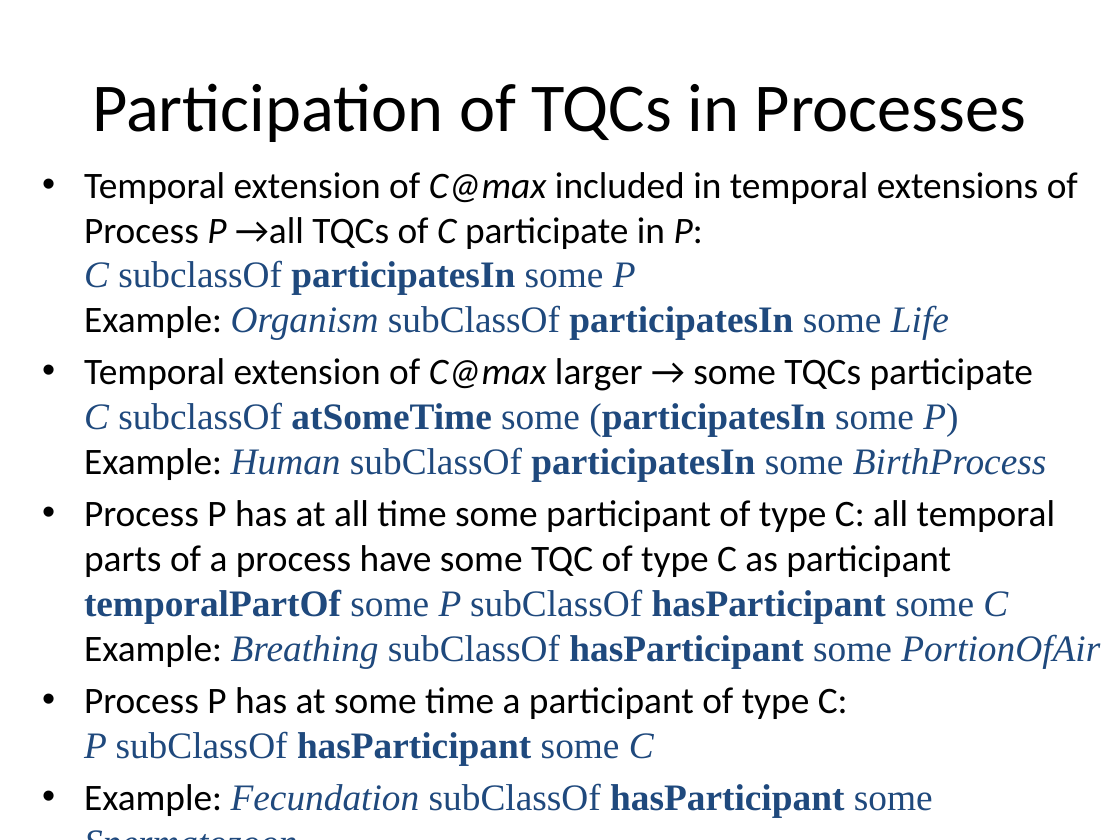
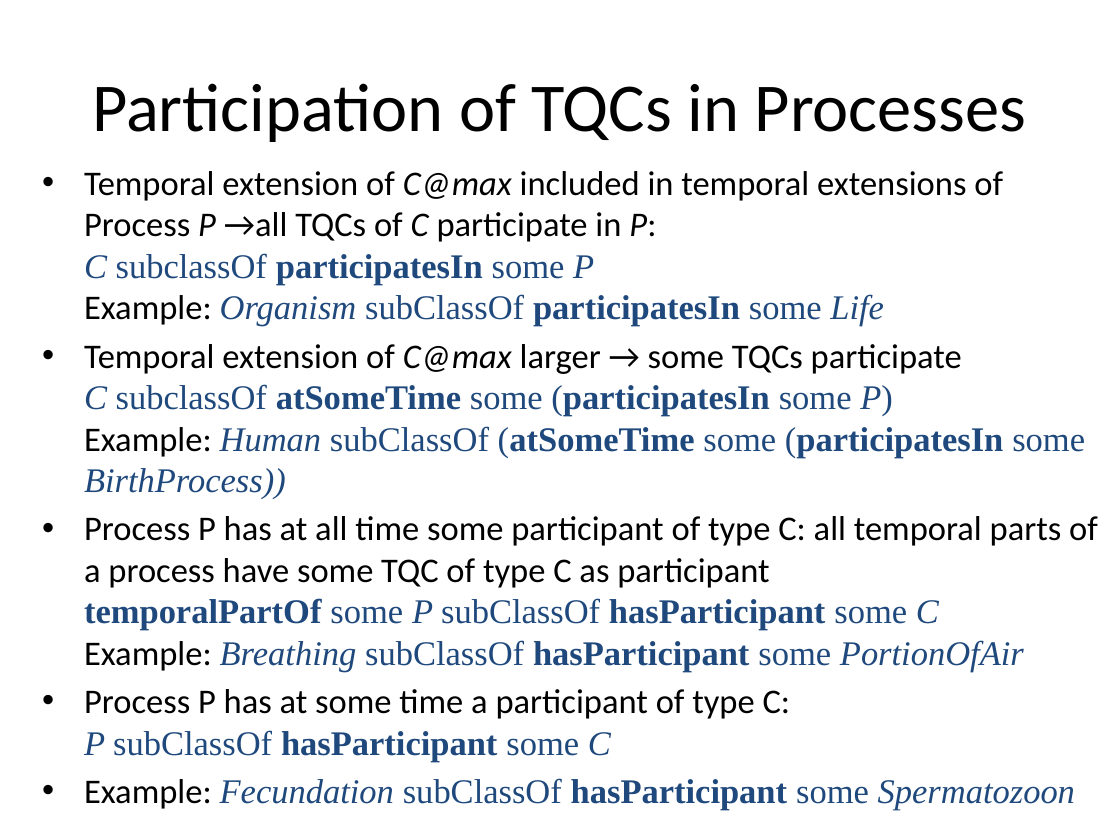
Before and after one commit to BFO-ontology/BFO, a slide deck: slide 16 of docs/2013_BFO2_Freiburg.pptx. Drawn at 1120x840 pixels with LibreOffice and Linux fonts; fonts in the diff are those of the drawing. Boxes give left, top, right and bottom in pixels: in the first picture for what was removed or moved away, otherwise in the second. Text is boxed around its words. In the diff, an @@ line names an element or a change of style, - is before the commit and + after.

Commit message:
error fixed in formalization of participation

```diff
--- a/docs/2013_BFO2_Freiburg.pptx
+++ b/docs/2013_BFO2_Freiburg.pptx
@@ text at [84,171,1098,810]: size 24 to 22.2 pt in "Temporal extension of C@max included in temporal ...", "Process P has at all time some ...", "Process P has at some time a ...", "Example: Fecundation subClassOf hasParticipant some Spermato ..." @@
@@ text at [84,344,1085,499]: text changed; size 24 to 22.2 pt @@
-• Temporal extension of C@max larger → some TQCs participate
-  C subclassOf atSomeTime some (participatesIn some P)
-  Example: Human subClassOf participatesIn some BirthProcess
+• Temporal extension of C@max larger → some TQCs participate
+  C subclassOf atSomeTime some (participatesIn some P)
+  Example: Human subClassOf (atSomeTime some (participatesIn some BirthProcess))
```
Also in this commit, not shown: 1 other slide changed.
